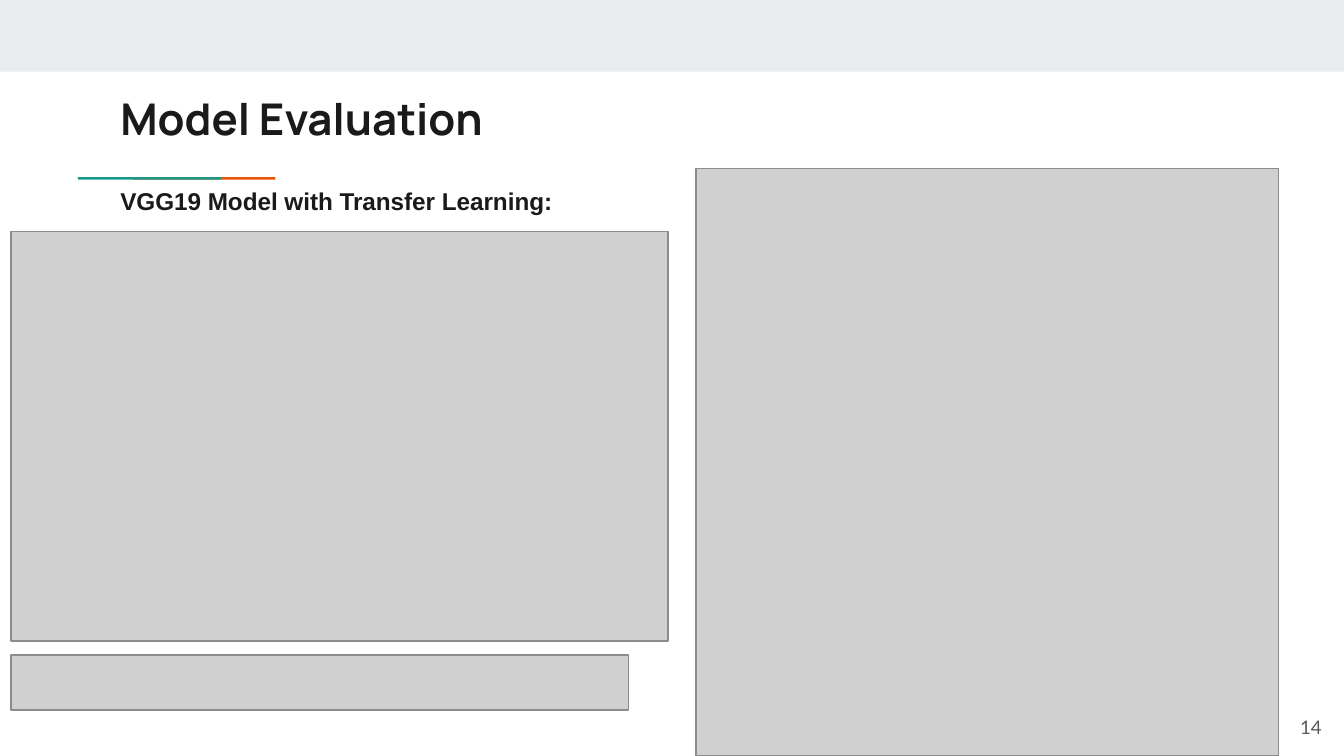
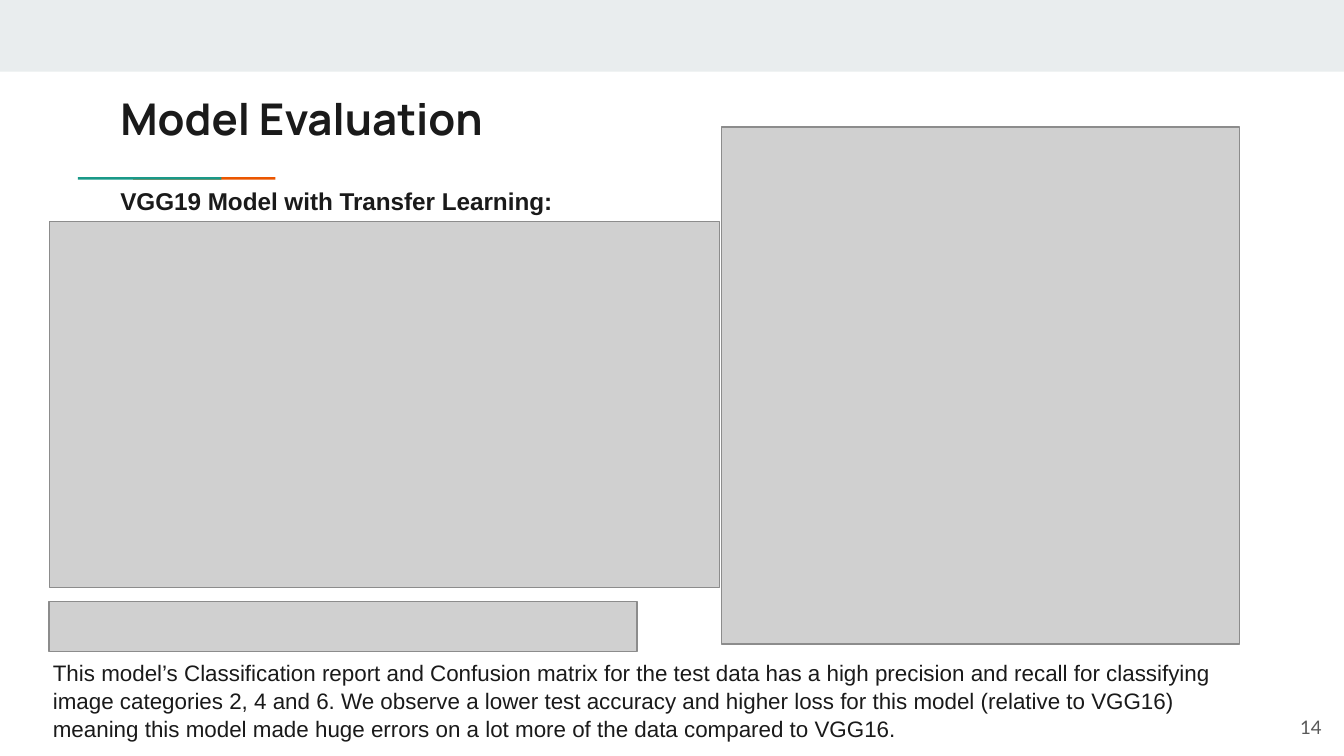
Before and after one commit to vamshig21/Machine-Learning-Predictive-Analytics-Project, a slide deck: slide 14 of Presentation_project_Image_Classification_vg.pptx. Drawn at 1344x756 pixels with LibreOffice and Linux fonts; fonts in the diff are those of the drawing; grey boxes stand for pictures. Boxes give left, top, right and bottom in pixels: in the first picture for what was removed or moved away, otherwise in the second. Text is boxed around its words. In the diff, an @@ line names an element or a change of style, - is before the commit and + after.

```diff
--- a/Presentation_project_Image_Classification_vg.pptx
+++ b/Presentation_project_Image_Classification_vg.pptx
@@ picture: place and size @@
-picture at <box>696,169,1278,756</box>
+picture at <box>722,128,1239,645</box>
@@ picture: place and size @@
-picture at <box>11,231,668,641</box>
+picture at <box>50,222,720,587</box>
@@ picture added at <box>48,602,637,652</box> @@
@@ picture removed at <box>11,655,628,710</box> @@
@@ text added at <box>53,664,1209,742</box>, 12 pt, text #1A1A1A @@
+This model’s Classification report and Confusion matrix for the test data has a high precision and recall for classifying image categories 2, 4 and 6. We observe a lower test accuracy and higher loss for this model (relative to VGG16) meaning this model made huge errors on a lot more of the data compared to VGG16.
```
Also in this commit, not shown: 11 other slides changed.
